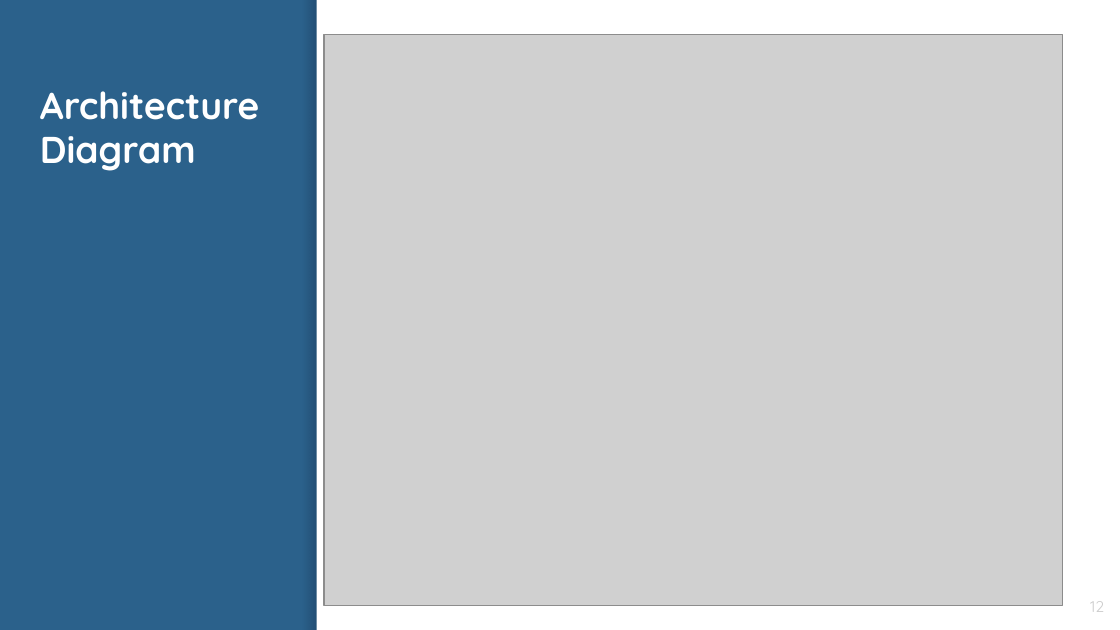
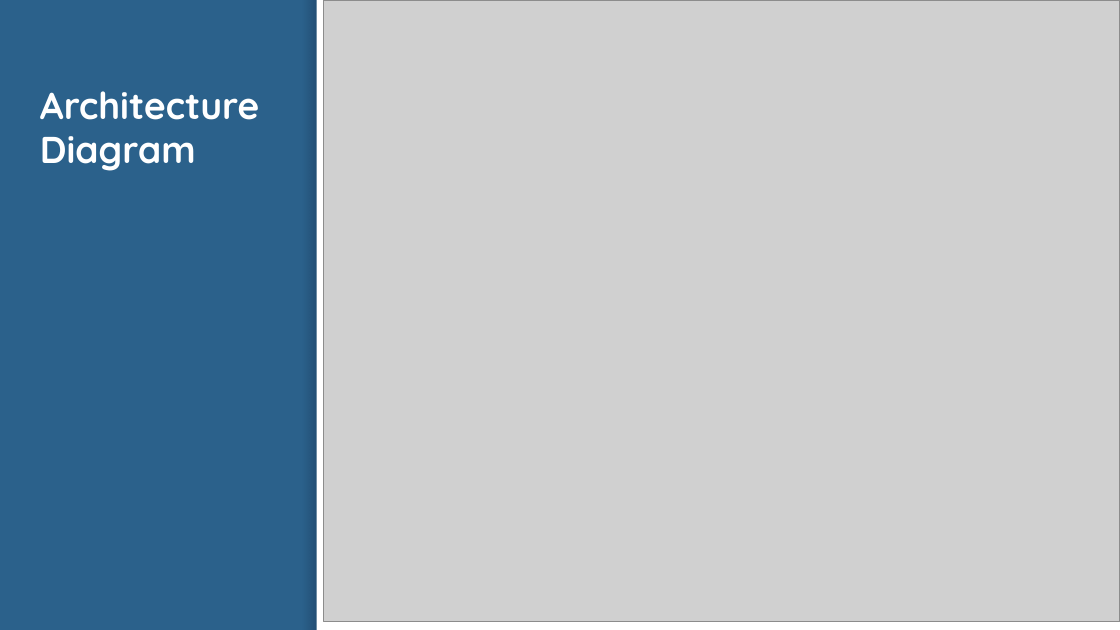
Before and after one commit to ShikharBhatt/NITI, a slide deck: slide 10 of niti aayog.pptx (slide 12 before the commit). Drawn at 1120x630 pixels with LibreOffice and Linux fonts; fonts in the diff are those of the drawing; grey boxes stand for pictures. Boxes give left, top, right and bottom in pixels: in the first picture for what was removed or moved away, otherwise in the second. Text is boxed around its words. In the diff, an @@ line names an element or a change of style, - is before the commit and + after.

```diff
--- a/niti aayog.pptx
+++ b/niti aayog.pptx
@@ picture: place and size @@
-picture at (324,35,1062,606)
+picture at (324,0,1120,622)
@@ page number removed at (1090,601,1104,612) @@
-12
```
Also in this commit, not shown: 2 other slides changed, 2 slides removed, 4 other files.
